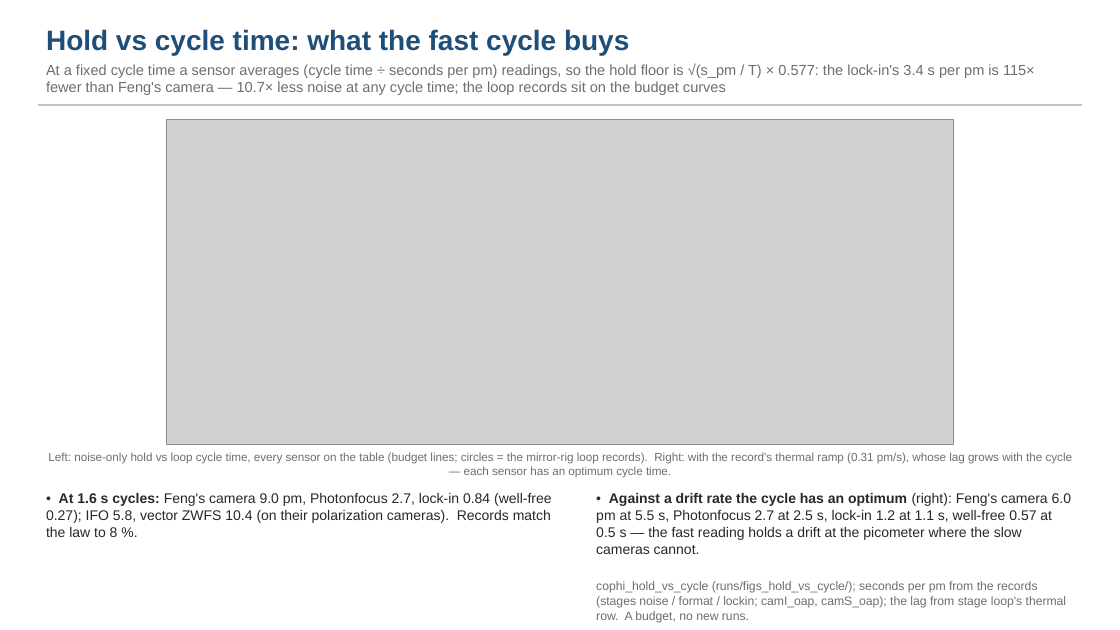
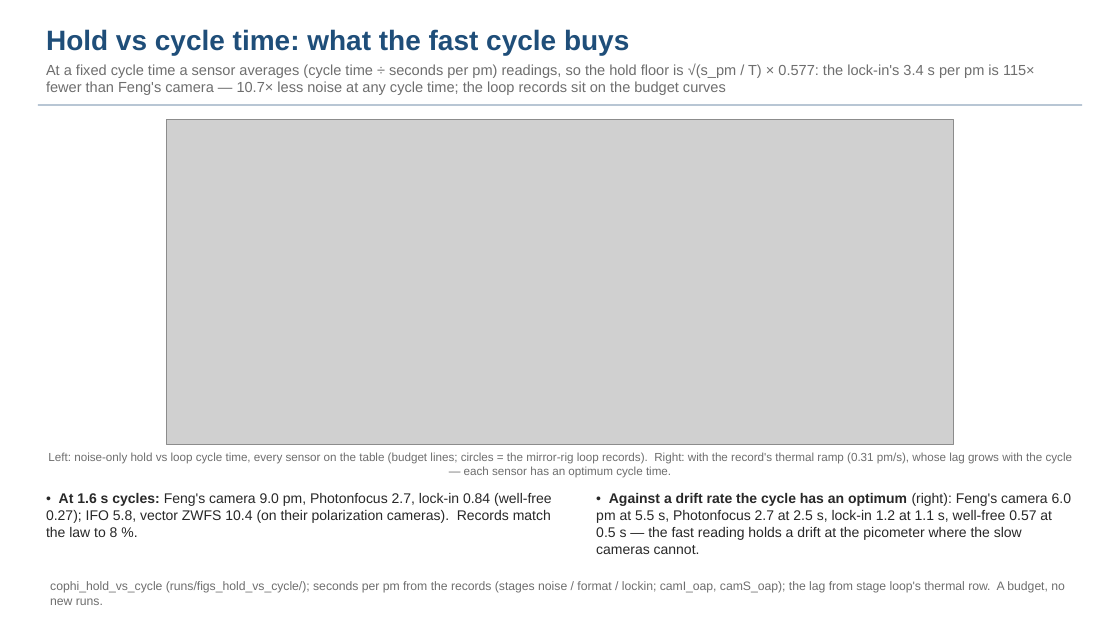
Before and after one commit to nasa-jpl/macos, a slide deck: slide 15 of demo_session/deck_cophi.pptx. Drawn at 1120x630 pixels with LibreOffice and Linux fonts; fonts in the diff are those of the drawing; grey boxes stand for pictures. Boxes give left, top, right and bottom in pixels: in the first picture for what was removed or moved away, otherwise in the second. Text is boxed around its words. In the diff, an @@ line names an element or a change of style, - is before the commit and + after.

```diff
--- a/demo_session/deck_cophi.pptx
+++ b/demo_session/deck_cophi.pptx
@@ text "cophi_hold_vs_cycle (runs/figs_hold_vs_cycle/); seconds per  ..." rewrapped from bbox=[596, 581, 1067, 623] to bbox=[50, 581, 1065, 605] @@
```
Also in this commit, not shown: 5 other slides changed, 5 other files.
